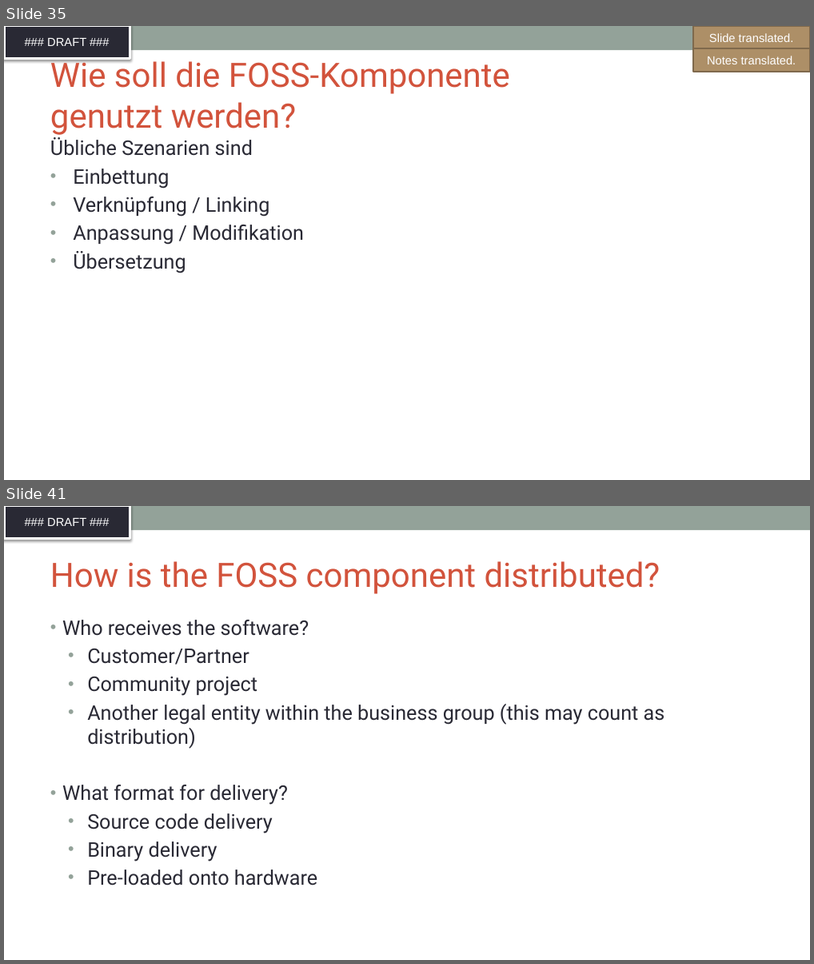
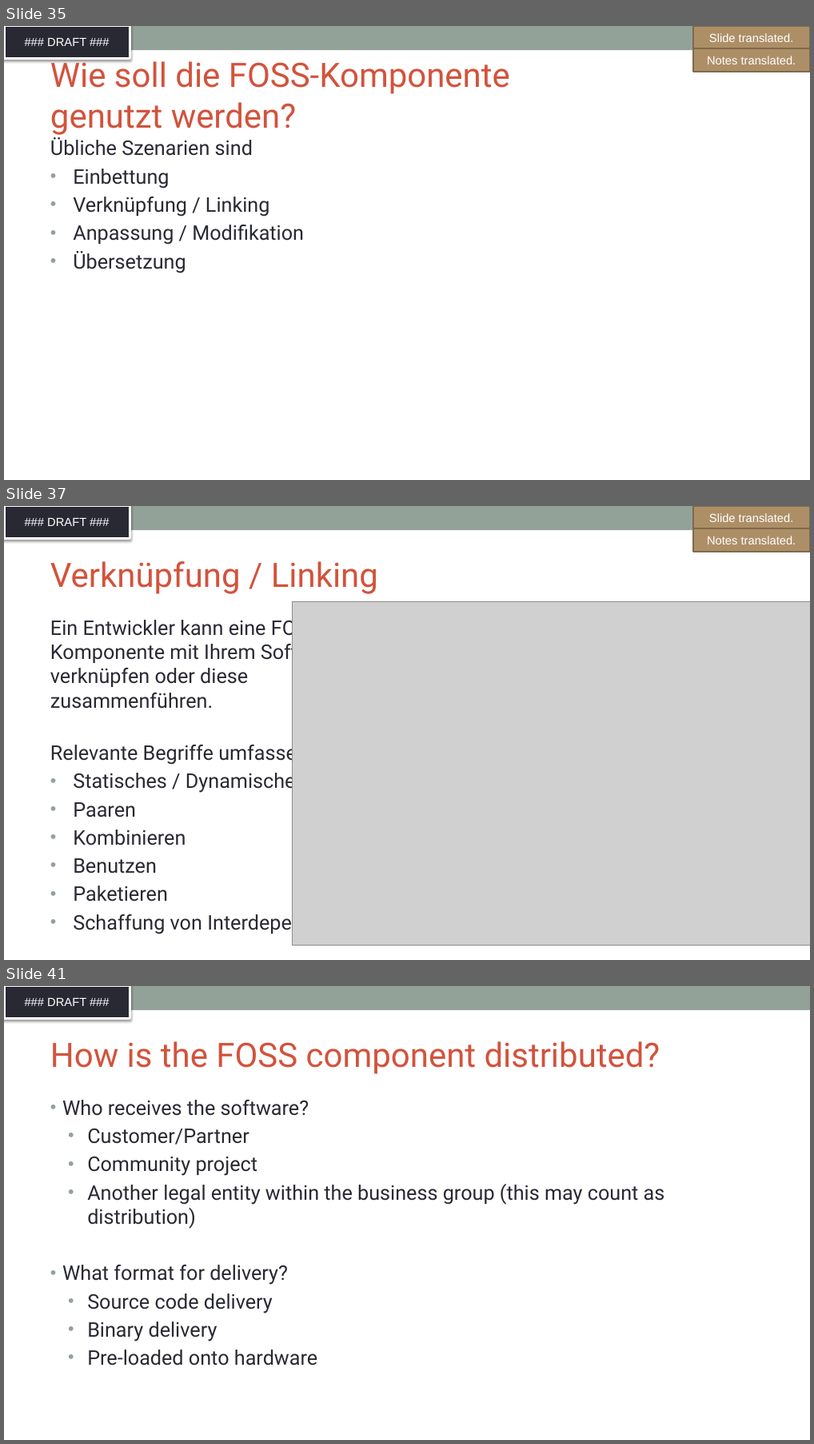
Before and after one commit to SThanheiser/curriculum, a slide deck: translation-DE/slides/DFT_openchain-curriculum-for-1-1_GER.pptx. Shown one above the other, each under a label of ours: slides 35 and 41 before the commit, slides 35, 37 and 41 after it; the slides between them are not shown. The pictures are 814x964 and 814x1444 pixels, drawn with LibreOffice and Linux fonts; fonts in the diff are those of the drawing; grey boxes stand for pictures; background and template pictures are left out. Boxes give left, top, right and bottom in pixels: in the first picture for what was removed or moved away, otherwise in the second. Text is boxed around its words. In the diff, an @@ line names an element or a change of style, - is before the commit and + after.

Commit message:
Translation of slides 32, 36-40

```diff
--- a/translation-DE/slides/DFT_openchain-curriculum-for-1-1_GER.pptx
+++ b/translation-DE/slides/DFT_openchain-curriculum-for-1-1_GER.pptx
@@ slide 37 added at <box>4,506,810,960</box>, background #FFFFFF; not listed: 2 template elements that a slide beside it also shows @@
@@ rectangle added at <box>694,506,810,529</box>, fill #AD8F67, outline #806A4C 2 pt, 14 pt, text #FFFFFF @@
+Slide translated.
@@ rectangle added at <box>694,528,810,552</box>, fill #AD8F67, outline #806A4C 2 pt, 14 pt, text #FFFFFF @@
+Notes translated.
@@ title added at <box>50,561,378,594</box>, 40 pt, text #D2533C @@
+Verknüpfung / Linking
@@ picture added at <box>293,601,810,945</box> @@
@@ text added at <box>50,616,410,934</box>, 24 pt, text #292934 @@
+Ein Entwickler kann eine FOSS-Komponente mit Ihrem Softwareprodukt verknüpfen oder diese zusammenführen.
+Relevante Begriffe umfassen:
+• Statisches / Dynamisches Linken
+• Paaren
+• Kombinieren
+• Benutzen
+• Paketieren
+• Schaffung von Interdependenz
```
Also in this commit, not shown: 1 slide changed, 4 other slides added, 5 slides removed.
